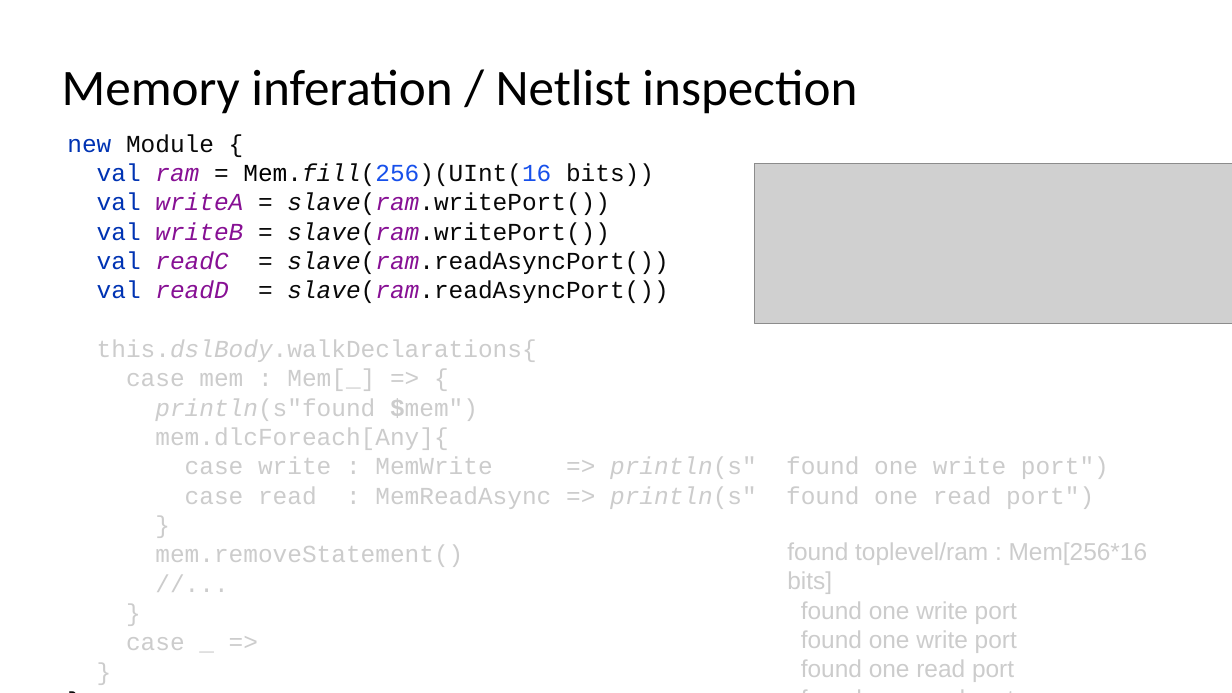
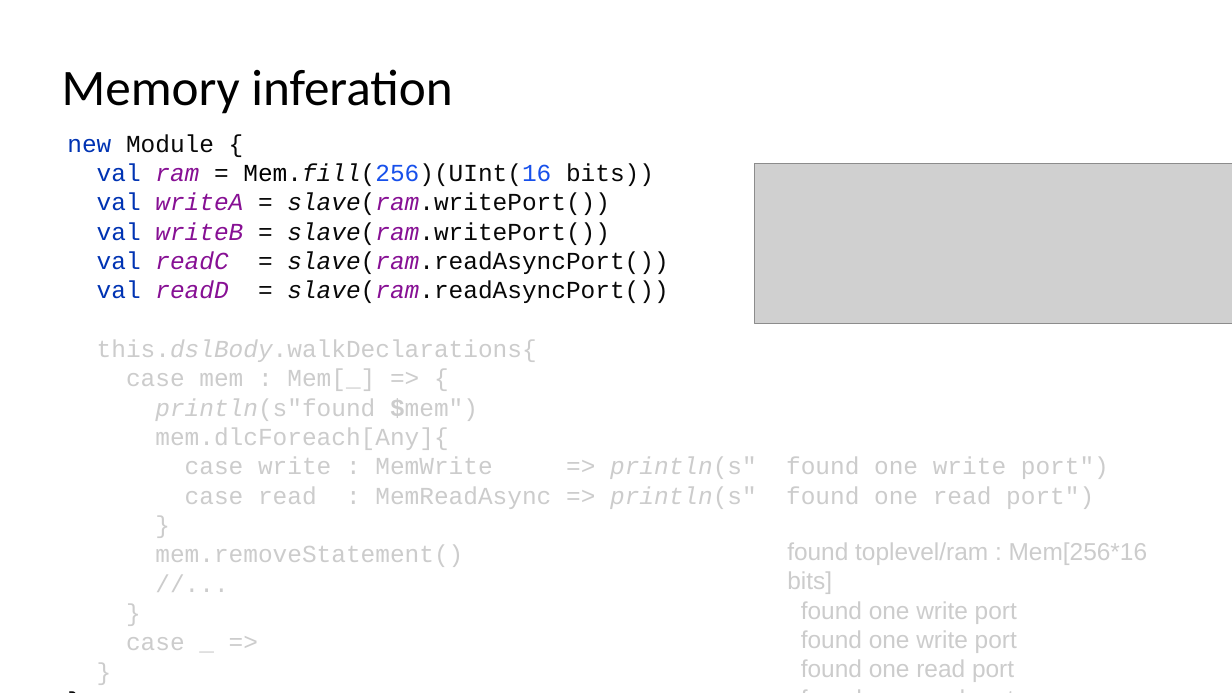
Before and after one commit to SpinalHDL/SpinalDoc, a slide deck: slide 39 of presentation/en/fsic_070722/fsic_070722.odp (slide 35 before the commit). Drawn at 1232x693 pixels with LibreOffice and Linux fonts; fonts in the diff are those of the drawing; grey boxes stand for pictures. Boxes give left, top, right and bottom in pixels: in the first picture for what was removed or moved away, otherwise in the second. Text is boxed around its words. In the diff, an @@ line names an element or a change of style, - is before the commit and + after.

```diff
--- a/presentation/en/fsic_070722/fsic_070722.odp
+++ b/presentation/en/fsic_070722/fsic_070722.odp
@@ title at (x1=62, y1=69, x2=452, y2=114): text changed @@
-Memory inferation / Netlist inspection
+Memory inferation
```
Also in this commit, not shown: 12 other slides changed, 4 slides added, 1 other file.
